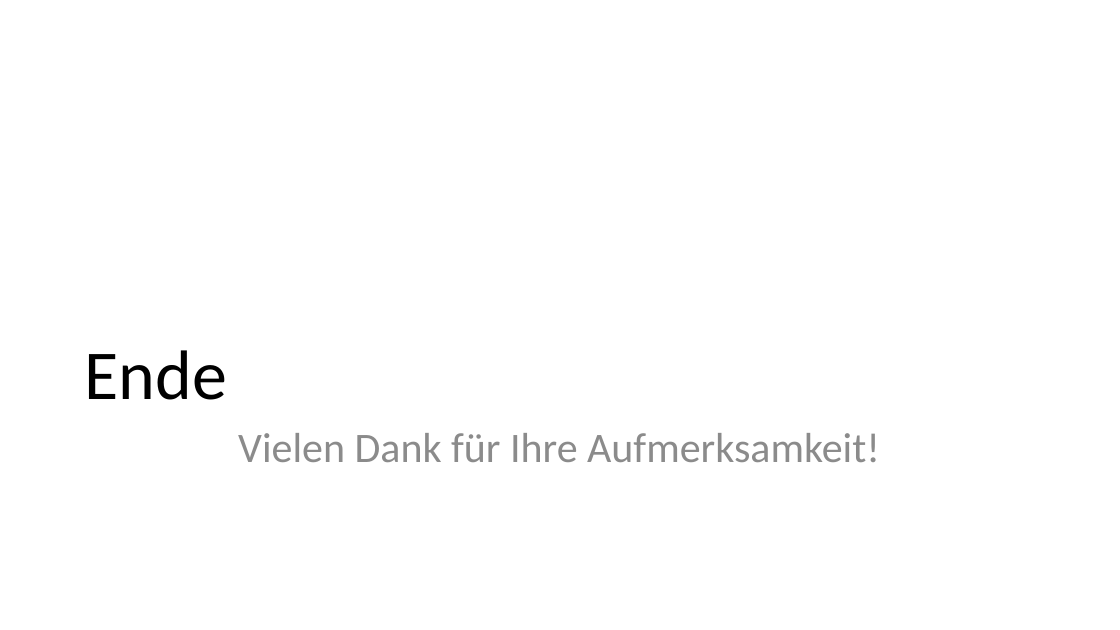
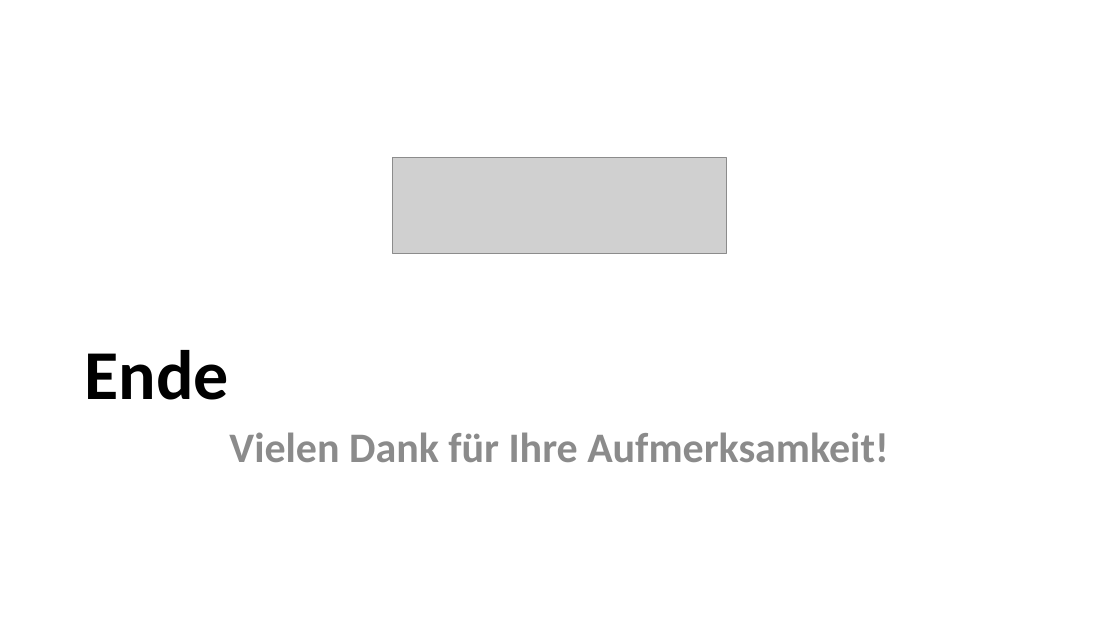
Before and after one commit to AadrianMay/09-eLearning-App, a slide deck: slide 9 of Präsentation.pptx. Drawn at 1120x630 pixels with LibreOffice and Linux fonts; fonts in the diff are those of the drawing; grey boxes stand for pictures. Boxes give left, top, right and bottom in pixels: in the first picture for what was removed or moved away, otherwise in the second. Text is boxed around its words. In the diff, an @@ line names an element or a change of style, - is before the commit and + after.

```diff
--- a/Präsentation.pptx
+++ b/Präsentation.pptx
@@ title "Ende" at box(85, 350, 229, 400): bold on @@
@@ picture added at box(393, 157, 727, 254) @@
@@ text "Vielen Dank für Ihre Aufmerksamkeit!" at box(229, 432, 888, 462): bold on @@
```
Also in this commit, not shown: 8 other slides changed, 1 other file.
